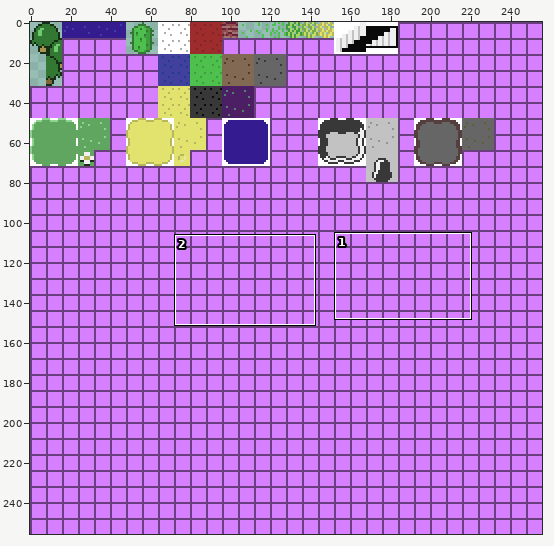
Sprite sheet -- src/resources/textures/tiles.png. The first picture is a wide view before the edit; the outline marks the close-up.
Close-up. Before the edit:
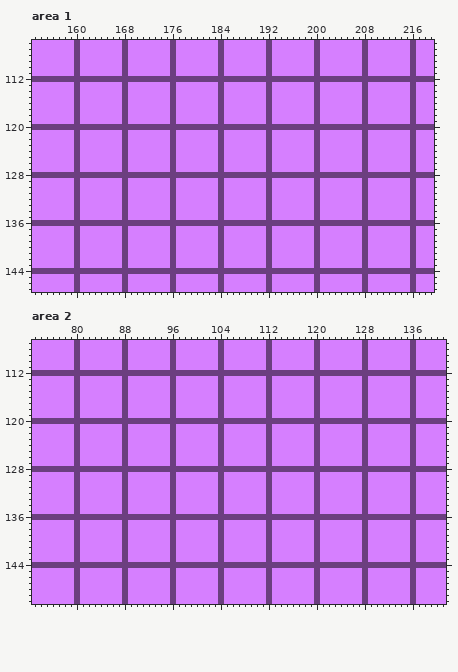
The file is 256x256 pixels. Shown: area 1: x 153..219, y 106..147; area 2: x 73..141, y 107..150. The commit also changed other parts of the picture, which this record leaves out.
Now the later version:
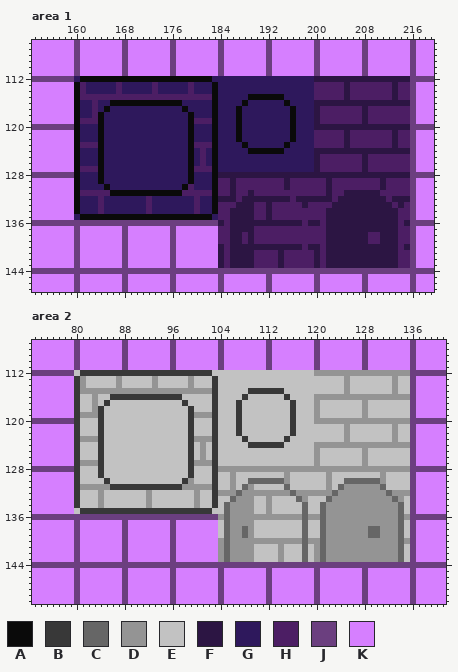
Palette (. is transparent): A #0a0a0a  B #383838  C #666666  D #949494  E #c2c2c2  F #2c1543  G #2e185c  H #4c1e64  J #6b3f7f  K #d67fff
The edit:
Changed rows in their new state; - is an unchanged pixel.
Area 1:
first column x 160:
112 GAAAAAAAAAAAAAAAAAAAAAAGGGGGGGGGGGGGGGGGFFFFFFFFFFFFFFFF
113 AHGGGGGHGGGGGHGGGGGHGGGAGGGGGGGGGGGGGGGGHHHHHFHHHHHHHFHH
114 AHGGGGGHGGGGGHGGGGGHGGGAGGGGGGGGGGGGGGGGHHHHHFHHHHHHHFHH
115 AHHHHHHHHHHHHHHHHHHHHHHAGGGGGAAAAAAGGGGGHHHHHFHHHHHHHFHH
116 AGGHGGAAAAAAAAAAAAGGGGGAGGGGAGGGGGGAGGGGFFFFFFFFFFFFFFFF
117 AGGHGAGGGGGGGGGGGGAGGGGAGGGAGGGGGGGGAGGGFHHHHHHHFHHHHHHH
118 AGGHAGGGGGGGGGGGGGGAGGGAGGGAGGGGGGGGAGGGFHHHHHHHFHHHHHHH
119 AHHHAGGGGGGGGGGGGGGAHHHAGGGAGGGGGGGGAGGGFHHHHHHHFHHHHHHH
120 AGGGAGGGGGGGGGGGGGGAGGGAGGGAGGGGGGGGAGGGFFFFFFFFFFFFFFFF
121 AGGGAGGGGGGGGGGGGGGAGGGAGGGAGGGGGGGGAGGGHHHHHFHHHHHHHFHH
122 AGGGAGGGGGGGGGGGGGGAGGGAGGGAGGGGGGGGAGGGHHHHHFHHHHHHHFHH
123 AHHHAGGGGGGGGGGGGGGAHHHAGGGGAGGGGGGAGGGGHHHHHFHHHHHHHFHH
124 AGGGAGGGGGGGGGGGGGGAGHGAGGGGGAAAAAAGGGGGFFFFFFFFFFFFFFFF
125 AGGGAGGGGGGGGGGGGGGAGHGAGGGGGGGGGGGGGGGGFHHHHHHHFHHHHHHH
126 AGGGAGGGGGGGGGGGGGGAGHGAGGGGGGGGGGGGGGGGFHHHHHHHFHHHHHHH
127 AHHHAGGGGGGGGGGGGGGAHHHAGGGGGGGGGGGGGGGGFHHHHHHHFHHHHHHH
128 AGGGAGGGGGGGGGGGGGGAGGGAFFFFFFFFFFFFFFFFFFFFFFFFFFFFFFFF
129 AGGGAGGGGGGGGGGGGGGAGGGAHHFHHHHHHHHFHHHHHHFHHHHHHHHFHHHH
130 AGGGGAGGGGGGGGGGGGAHGGGAHHFHHHHHHHHFHHHHHHFHHHHHHHHFHHHH
131 AHHHHHAAAAAAAAAAAAHHHHHAHHFHHFHHHHHHHHHHHHFHHFFFFFFHHHHH
132 AGGGHGGGGGGGHGGGGGGGHGGAFFFHFFFFFFFFHFFFFFFHFFFFFFFFHFFF
133 AGGGHGGGGGGGHGGGGGGGHGGAHHHFFFHHFHHHHHFHHHHFFFFFFFFFFHFH
134 AGGGHGGGGGGGHGGGGGGGHGGAHHFFFFHHFHHHHHHHHHFFFFFFFFFFFFHH
135 GAAAAAAAAAAAAAAAAAAAAAAGHHFFFFHHFHHHHHHHHHFFFFFFFFFFFFHH
136 ------------------------FHFFFFFFFFFFFFHFFHFFFFFFFFFFFFHF
137 ------------------------HHFFFFHHHHHHHHHHHHFFFFFFFFFFFFHH
138 ------------------------HHFFHFHHHHHHHHHHHHFFFFFFFHHFFFHH
139 ------------------------HHFFHFHHHHHHHHHHHHFFFFFFFHHFFFHH
140 ------------------------FHFFFFFFFFFFFFHFFHFFFFFFFFFFFFHF
141 ------------------------FHFFFFHHHHFHHHHHFHFFFFFFFFFFFFHH
142 ------------------------FHFFFFHHHHFHHHHHFHFFFFFFFFFFFFHH
143 ------------------------FHFFFFHHHHFHHHHHFHFFFFFFFFFFFFHH
Area 2:
first column x 80:
112 EBBBBBBBBBBBBBBBBBBBBBBEEEEEEEEEEEEEEEEEDDDDDDDDDDDDDDDD
113 BDEEEEEDEEEEEDEEEEEDEEEBEEEEEEEEEEEEEEEEEEEEEDEEEEEEEDEE
114 BDEEEEEDEEEEEDEEEEEDEEEBEEEEEEEEEEEEEEEEEEEEEDEEEEEEEDEE
115 BDDDDDDDDDDDDDDDDDDDDDDBEEEEEBBBBBBEEEEEEEEEEDEEEEEEEDEE
116 BEEDEEBBBBBBBBBBBBEEEEEBEEEEBEEEEEEBEEEEDDDDDDDDDDDDDDDD
117 BEEDEBEEEEEEEEEEEEBEEEEBEEEBEEEEEEEEBEEEDEEEEEEEDEEEEEEE
118 BEEDBEEEEEEEEEEEEEEBEEEBEEEBEEEEEEEEBEEEDEEEEEEEDEEEEEEE
119 BDDDBEEEEEEEEEEEEEEBDDDBEEEBEEEEEEEEBEEEDEEEEEEEDEEEEEEE
120 BEEEBEEEEEEEEEEEEEEBEEEBEEEBEEEEEEEEBEEEDDDDDDDDDDDDDDDD
121 BEEEBEEEEEEEEEEEEEEBEEEBEEEBEEEEEEEEBEEEEEEEEDEEEEEEEDEE
122 BEEEBEEEEEEEEEEEEEEBEEEBEEEBEEEEEEEEBEEEEEEEEDEEEEEEEDEE
123 BDDDBEEEEEEEEEEEEEEBDDDBEEEEBEEEEEEBEEEEEEEEEDEEEEEEEDEE
124 BEEEBEEEEEEEEEEEEEEBEDEBEEEEEBBBBBBEEEEEDDDDDDDDDDDDDDDD
125 BEEEBEEEEEEEEEEEEEEBEDEBEEEEEEEEEEEEEEEEDEEEEEEEDEEEEEEE
126 BEEEBEEEEEEEEEEEEEEBEDEBEEEEEEEEEEEEEEEEDEEEEEEEDEEEEEEE
127 BDDDBEEEEEEEEEEEEEEBDDDBEEEEEEEEEEEEEEEEDEEEEEEEDEEEEEEE
128 BEEEBEEEEEEEEEEEEEEBEEEBDDDDDDDDDDDDDDDDDDDDDDDDDDDDDDDD
129 BEEEBEEEEEEEEEEEEEEBEEEBEEDEEEEEEEEDEEEEEEDEEEEEEEEDEEEE
130 BEEEEBEEEEEEEEEEEEBDEEEBEEDEECCCCCCDEEEEEEDEECCCCCCDEEEE
131 BDDDDDBBBBBBBBBBBBDDDDDBEEDECDEEEEECEEEEEEDECDDDDDDCEEEE
132 BEEEDEEEEEEEDEEEEEEEDEEBDDDCDDDDDDDDCDDDDDDCDDDDDDDDCDDD
133 BEEEDEEEEEEEDEEEEEEEDEEBEECDDDEEDEEEECDEEECDDDDDDDDDDCDE
134 BEEEDEEEEEEEDEEEEEEEDEEBECDDDDEEDEEEEECEECDDDDDDDDDDDDCE
135 EBBBBBBBBBBBBBBBBBBBBBBEECDDDDEEDEEEEECEECDDDDDDDDDDDDCE
136 ------------------------DCDDDDDDDDDDDDCDDCDDDDDDDDDDDDCD
137 ------------------------ECDDDDEEEEEEEECEECDDDDDDDDDDDDCE
138 ------------------------ECDDCDEEEEEEEECEECDDDDDDDCCDDDCE
139 ------------------------ECDDCDEEEEEEEECEECDDDDDDDCCDDDCE
140 ------------------------DCDDDDDDDDDDDDCDDCDDDDDDDDDDDDCD
141 ------------------------DCDDDDEEEEDEEECEDCDDDDDDDDDDDDCE
142 ------------------------DCDDDDEEEEDEEECEDCDDDDDDDDDDDDCE
143 ------------------------DCDDDDEEEEDEEECEDCDDDDDDDDDDDDCE
Changed places in both close-ups, as pixel boxes (x1, y1, x2, y2):
changed: (74, 76, 410, 268)
changed: (74, 370, 410, 562)
